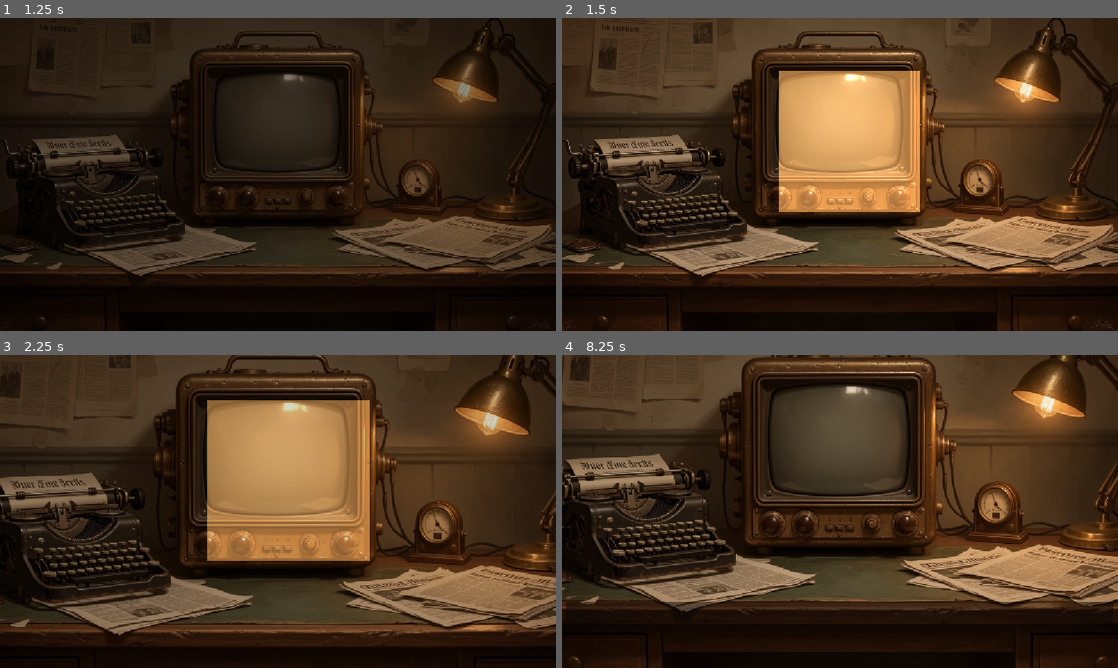
Above: before the commit, frames 1-4 (two rows, left to right).
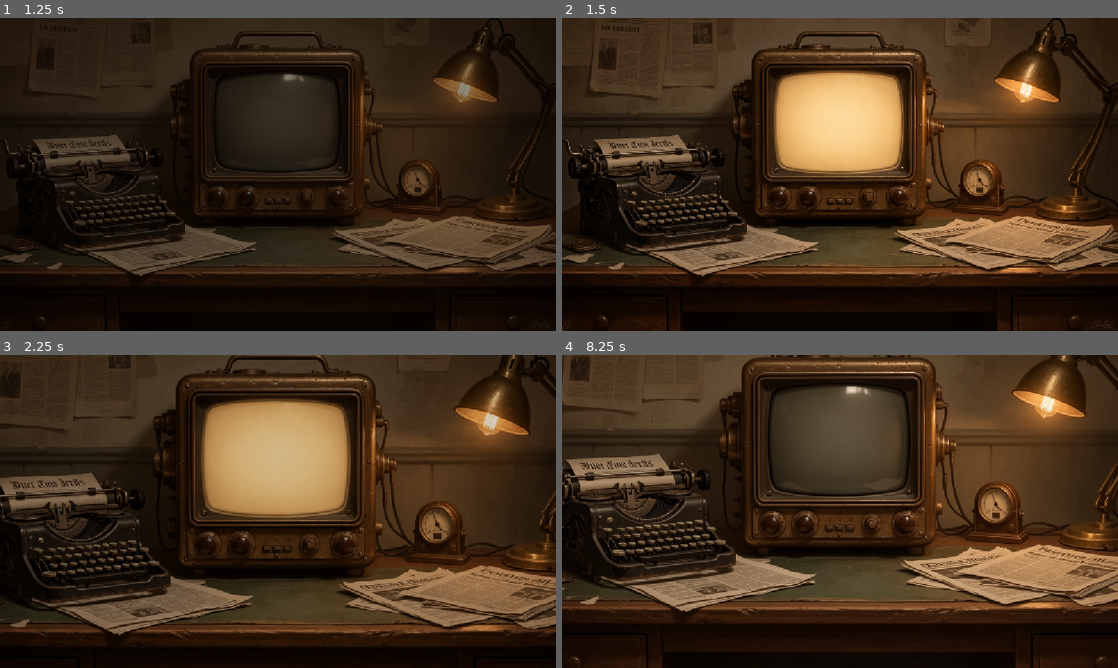
Above: after the commit, the same moments.

Repository: JiwonKim-kr/artificer-pipeline
Game: Godot game, scene res://scenes/main.tscn
Two runs of this game, one before a commit and one after it. Both use one fixed random seed, a clock stepped at 60 frames per second and the inputs below.
Inputs (mouse positions are in pixels of both pictures, inside the frame that each line leads up to):
- Up to frame 1 (1.25 s): click (278, 174) at 0.5 s
- Up to frame 2 (1.5 s): click (840, 130) at 1.25 s
- Up to frame 3 (2.25 s): click (278, 467) at 2 s
- Up to frame 4 (8.25 s): click "✉" at 2.75 s; click "☏" at 3.5 s; click "▤" at 4.25 s; click "✎" at 5 s; click "❝" at 5.75 s; click "◉" at 6.5 s; click "◀ 데스크" at 7.25 s; click (840, 639) at 8 s

Frame 1 is identical in both runs. In frame 2, 10% of the frame differs, in the area x 0-100%, y 0-100%; in frame 3, 11%, in the area x 0-100%, y 0-90%; in frame 4, 3.3%.

Commit message:
[play build] 모니터 hover 이미지 교체 + desk_fx(오버레이) 제거
- 모니터에 hover 하면 배경을 desk_bg_monitor.png(불 켜짐, 1152×648 정합)로 교체, 벗어나면 원본 복귀. 클릭=진입.
- 서랍은 단일 핫스팟(클릭=책상 뒤지기) 유지 — 서랍 이미지 교체는 롤백(미채택).
- 발광/그림자 오버레이(desk_fx.tscn·src/ui/desk_fx.gd) 제거 → 이미지 교체 방식으로 대체.

Co-Authored-By: Claude Opus 4.8 <noreply@anthropic.com>

Diff:
--- a/scenes/desk_fx.tscn
+++ /dev/null
@@ -1,51 +0,0 @@
-[gd_scene load_steps=4 format=3 uid="uid://b8deskfx0fx01"]
-
-[ext_resource type="Script" path="res://src/ui/desk_fx.gd" id="1_script"]
-[ext_resource type="Texture2D" path="res://assets/art/ui/main/desk_bg.png" id="2_bg"]
-
-[sub_resource type="CanvasItemMaterial" id="mat_add"]
-blend_mode = 1
-
-[node name="DeskFX" type="Control"]
-layout_mode = 3
-anchors_preset = 15
-anchor_right = 1.0
-anchor_bottom = 1.0
-grow_horizontal = 2
-grow_vertical = 2
-mouse_filter = 2
-script = ExtResource("1_script")
-
-[node name="EditorBg" type="TextureRect" parent="."]
-layout_mode = 1
-anchors_preset = 15
-anchor_right = 1.0
-anchor_bottom = 1.0
-grow_horizontal = 2
-grow_vertical = 2
-mouse_filter = 2
-texture = ExtResource("2_bg")
-stretch_mode = 6
-
-[node name="ScreenGlow" type="ColorRect" parent="."]
-material = SubResource("mat_add")
-layout_mode = 1
-anchors_preset = -1
-anchor_left = 0.39
-anchor_top = 0.17
-anchor_right = 0.645
-anchor_bottom = 0.62
-mouse_filter = 2
-self_modulate = Color(1, 1, 1, 0)
-color = Color(1, 0.72, 0.4, 1)
-
-[node name="DrawerShadow" type="ColorRect" parent="."]
-layout_mode = 1
-anchors_preset = -1
-anchor_left = 0.06
-anchor_top = 0.795
-anchor_right = 0.94
-anchor_bottom = 0.855
-mouse_filter = 2
-self_modulate = Color(1, 1, 1, 0)
-color = Color(0.03, 0.02, 0.015, 1)
--- a/src/ui/desk_fx.gd
+++ /dev/null
@@ -1,72 +0,0 @@
-@tool
-extends Control
-## 데스크 hover 시각 효과 — 에디터에서 직접 튜닝하는 오버레이.
-##   ScreenGlow : 모니터 화면 발광(Add 블렌드 앰버)
-##   DrawerShadow : 서랍 살짝 열림 그림자
-## 실행 시 main.gd 가 이 씬을 인스턴스하고, 핫스팟 hover 에 따라 set_screen_on()/set_drawer_open() 호출.
-##
-## ▶ 에디터에서 튜닝하는 법:
-##   1) scenes/desk_fx.tscn 을 더블클릭해 연다(배경 desk_bg 가 참고로 보임).
-##   2) 인스펙터에서 아래 Preview 를 켜면 효과가 즉시 미리보기됨.
-##   3) ScreenGlow / DrawerShadow 노드를 2D 뷰에서 드래그해 위치·크기 조절,
-##      또는 아래 색/강도 값을 슬라이더로 조절. 저장하면 게임에 반영.
-
-@export_group("Preview (에디터 전용)")
-## 켜면 에디터에서 화면 발광을 미리 본다(실행에는 영향 없음).
-@export var preview_screen_on := false:
-	set(v):
-		preview_screen_on = v
-		_apply()
-## 켜면 에디터에서 서랍 그림자를 미리 본다.
-@export var preview_drawer_open := false:
-	set(v):
-		preview_drawer_open = v
-		_apply()
-
-@export_group("화면 발광")
-@export var screen_glow_color := Color(1.0, 0.72, 0.40):
-	set(v):
-		screen_glow_color = v
-		_apply()
-## 발광 강도(= 오버레이 불투명도). 0=꺼짐, 1=최대.
-@export_range(0.0, 1.0) var screen_glow_energy := 0.6:
-	set(v):
-		screen_glow_energy = v
-		_apply()
-
-@export_group("서랍 그림자")
-@export_range(0.0, 1.0) var drawer_shadow_alpha := 0.5:
-	set(v):
-		drawer_shadow_alpha = v
-		_apply()
-
-var _screen_on := false
-var _drawer_on := false
-
-func _ready() -> void:
-	if not Engine.is_editor_hint():
-		# 런타임에는 에디터용 배경 참조를 숨긴다(실게임 desk_bg 가 이미 깔려 있음).
-		var bg := get_node_or_null("EditorBg")
-		if bg != null:
-			bg.visible = false
-	_apply()
-
-## main.gd 가 hover 에 따라 호출.
-func set_screen_on(on: bool) -> void:
-	_screen_on = on
-	_apply()
-
-func set_drawer_open(on: bool) -> void:
-	_drawer_on = on
-	_apply()
-
-func _apply() -> void:
-	var glow := get_node_or_null("ScreenGlow")
-	if glow != null:
-		var on_s := _screen_on or (Engine.is_editor_hint() and preview_screen_on)
-		glow.color = screen_glow_color
-		glow.self_modulate = Color(1, 1, 1, screen_glow_energy if on_s else 0.0)
-	var drawer := get_node_or_null("DrawerShadow")
-	if drawer != null:
-		var on_d := _drawer_on or (Engine.is_editor_hint() and preview_drawer_open)
-		drawer.self_modulate = Color(1, 1, 1, drawer_shadow_alpha if on_d else 0.0)
--- a/src/ui/main.gd
+++ b/src/ui/main.gd
@@ -5,6 +5,8 @@
 ## 로직은 TurnManager(코어)에 위임. 마우스/클릭 전용. spec: docs/specs/turn_loop_vertical_slice.md
 
 const DESK_BG := "res://assets/art/ui/main/desk_bg.png"
+# hover 시 배경 전체를 교체하는 변형본(원본과 동일 구도·해상도, 모니터만 다름).
+const DESK_BG_MONITOR := "res://assets/art/ui/main/desk_bg_monitor.png"       # 모니터 불 켜짐(hover)
 const GAUGE_TEX := "res://assets/art/ui/gauge/opinion_needle.png"
 # 브라스 프레임 아트(frame.png)는 슬림 크롬 전환으로 창에서는 미사용.
 # 매니페스트 art:ui/window/frame 은 유지 — 향후 타이틀 사인/엔딩 액자 재활용 후보.
@@ -95,7 +97,8 @@
 var _pressure_label: Label
 var _branch_label: Label
 var _desk_search_btn: Button
-var _desk_fx: Control            # desk_fx.tscn 인스턴스(화면 발광·서랍 그림자 — 에디터 튜닝)
+var _desk_bg_rect: TextureRect   # 데스크 배경 — hover 시 이 텍스처를 변형본으로 교체
+var _desk_bg_default: Texture2D  # 원본 desk_bg (hover 해제 시 복귀)
 var _desk_note: Label
 var _f16_shown: bool = false
 var _informant_body: VBoxContainer  # 정보원 패널 스크롤 본문(턴별 갱신 대상)
@@ -297,34 +300,25 @@
 	var tex := _res(DESK_BG)
 	if tex != null:
 		bg.texture = tex
+		_desk_bg_default = tex
 	else:
 		var cr := ColorRect.new()
 		cr.color = Color(0.14, 0.10, 0.07)
 		cr.set_anchors_and_offsets_preset(Control.PRESET_FULL_RECT)
 		_desk.add_child(cr)
 	_desk.add_child(bg)
-
-	# hover 효과(화면 발광·서랍 그림자)는 에디터 편집용 씬으로 분리 → desk_fx.tscn.
-	# 색·강도·위치는 그 씬을 Godot 에디터에서 열어 조절한다(코드 수정 불필요).
-	var fx_ps: PackedScene = _res("res://scenes/desk_fx.tscn") as PackedScene
-	if fx_ps != null:
-		_desk_fx = fx_ps.instantiate()
-		_desk.add_child(_desk_fx)
-
-	# 버튼을 없애고, 배경의 모니터/책상 하단부 자체를 클릭 영역(핫스팟)으로 쓴다.
-	# hover 시 desk_fx 효과가 켜지고, 클릭 시 진입/책상 뒤지기.
-	# 좌표는 desk_bg.png(1152×648, 뷰포트와 1:1) 실측. TV 중심 (0.51,0.35)=MONITOR_FOCUS 검증.
-	var monitor_hot := _desk_hotspot(Rect2(0.339, 0.081, 0.320, 0.559))  # CRT 모니터 · 좌 -5px·우 -30px·위 -20px
+	_desk_bg_rect = bg  # hover 시 이 배경 텍스처를 변형본으로 교체
+
+	# 모니터: hover 시 배경을 '불 켜진' 변형본으로 교체(벗어나면 원본 복귀), 클릭=진입.
+	var monitor_hot := _desk_hotspot(Rect2(0.339, 0.081, 0.320, 0.559))  # CRT 모니터
 	monitor_hot.name = "MonitorHotspot"
 	monitor_hot.pressed.connect(_enter_screen)
-	monitor_hot.mouse_entered.connect(func() -> void: if _desk_fx: _desk_fx.set_screen_on(true))
-	monitor_hot.mouse_exited.connect(func() -> void: if _desk_fx: _desk_fx.set_screen_on(false))
+	_hover_swap(monitor_hot, DESK_BG_MONITOR)
 	_desk.add_child(monitor_hot)
-	var drawer_hot := _desk_hotspot(Rect2(0.03, 0.82, 0.94, 0.175))  # 책상 하단부(서랍 전면)
+	# 서랍: 이미지 교체 롤백 → 단일 핫스팟, 클릭=책상 뒤지기(hover 이미지 없음).
+	var drawer_hot := _desk_hotspot(Rect2(0.03, 0.82, 0.94, 0.175))  # 책상 하단부(서랍)
 	drawer_hot.name = "DrawerHotspot"
 	drawer_hot.pressed.connect(_search_desk)
-	drawer_hot.mouse_entered.connect(func() -> void: if _desk_fx: _desk_fx.set_drawer_open(true))
-	drawer_hot.mouse_exited.connect(func() -> void: if _desk_fx: _desk_fx.set_drawer_open(false))
 	_desk.add_child(drawer_hot)
 	_desk_note = Label.new()
 	_desk_note.add_theme_color_override("font_color", Color(0.85, 0.9, 0.78))
@@ -340,6 +334,16 @@
 	_desk_note.offset_top = 0.0
 	_desk_note.offset_bottom = 0.0
 	_desk.add_child(_desk_note)
+
+## hover 시 데스크 배경을 변형본으로 교체, 벗어나면 원본 복귀.
+func _hover_swap(hot: Button, tex_path: String) -> void:
+	var variant := _res(tex_path) as Texture2D
+	hot.mouse_entered.connect(func() -> void:
+		if _desk_bg_rect != null and variant != null:
+			_desk_bg_rect.texture = variant)
+	hot.mouse_exited.connect(func() -> void:
+		if _desk_bg_rect != null and _desk_bg_default != null:
+			_desk_bg_rect.texture = _desk_bg_default)
 
 ## 데스크 핫스팟: 배경 위 특정 영역(모니터·서랍)을 투명 버튼으로 덮는다.
 ## r = 뷰포트 비율 (left, top, width, height). 평소 무투명, hover 시 반투명 회색 채움.
Binary file added: assets/art/ui/main/desk_bg_monitor.png
Not shown, removed: src/ui/desk_fx.gd.uid
